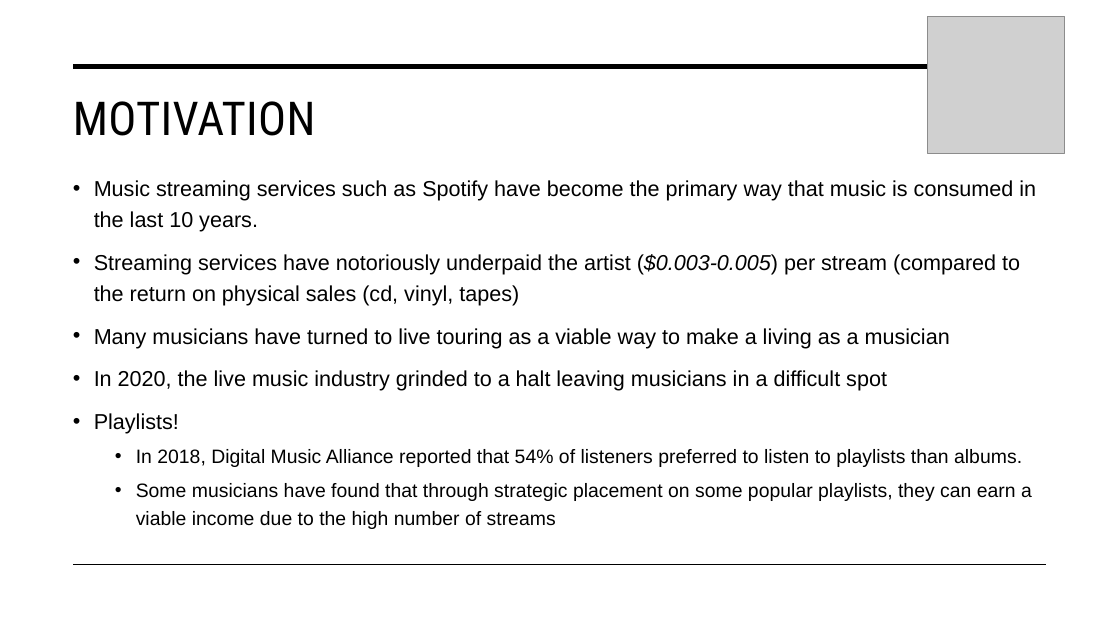
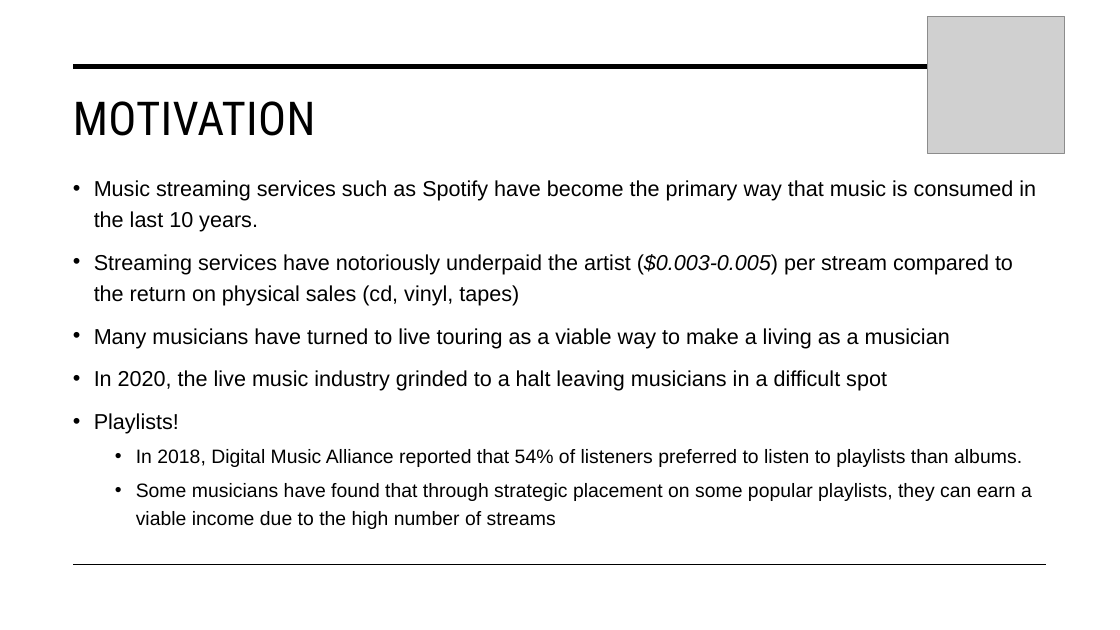
Before and after one commit to PatrickAtwater/Spotify_Playlist_Project, a slide deck: slide 2 of Presentation/Spotify Presentation.pptx. Drawn at 1120x630 pixels with LibreOffice and Linux fonts; fonts in the diff are those of the drawing; grey boxes stand for pictures. Boxes give left, top, right and bottom in pixels: in the first picture for what was removed or moved away, otherwise in the second. Text is boxed around its words. In the diff, an @@ line names an element or a change of style, - is before the commit and + after.

```diff
--- a/Presentation/Spotify Presentation.pptx
+++ b/Presentation/Spotify Presentation.pptx
@@ text at (94,254,1013,306): text changed @@
-• Streaming services have notoriously underpaid the artist ($0.003-0.005) per stream (compared to the return on physical sales (cd, vinyl, tapes)
+• Streaming services have notoriously underpaid the artist ($0.003-0.005) per stream compared to the return on physical sales (cd, vinyl, tapes)
```
Also in this commit, not shown: 7 other slides changed, 2 slides added, 4 slides removed, 6 other files.
